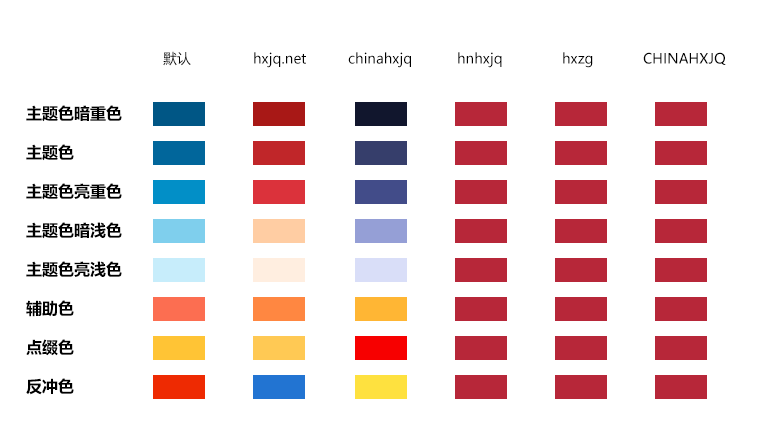
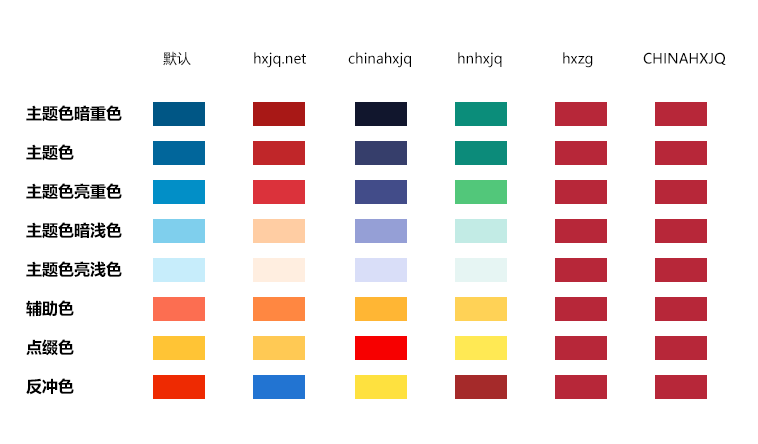
Layered file, before and after one edit (758 × 444). Changes by layer:
pixels changed over [left=455, top=102, right=507, bottom=399] (layer not identified)
